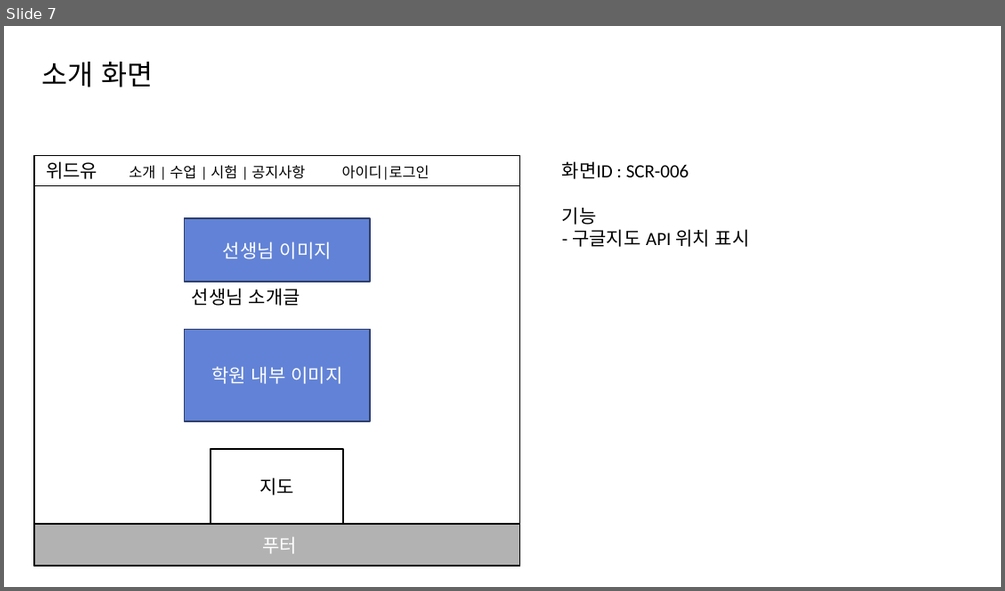
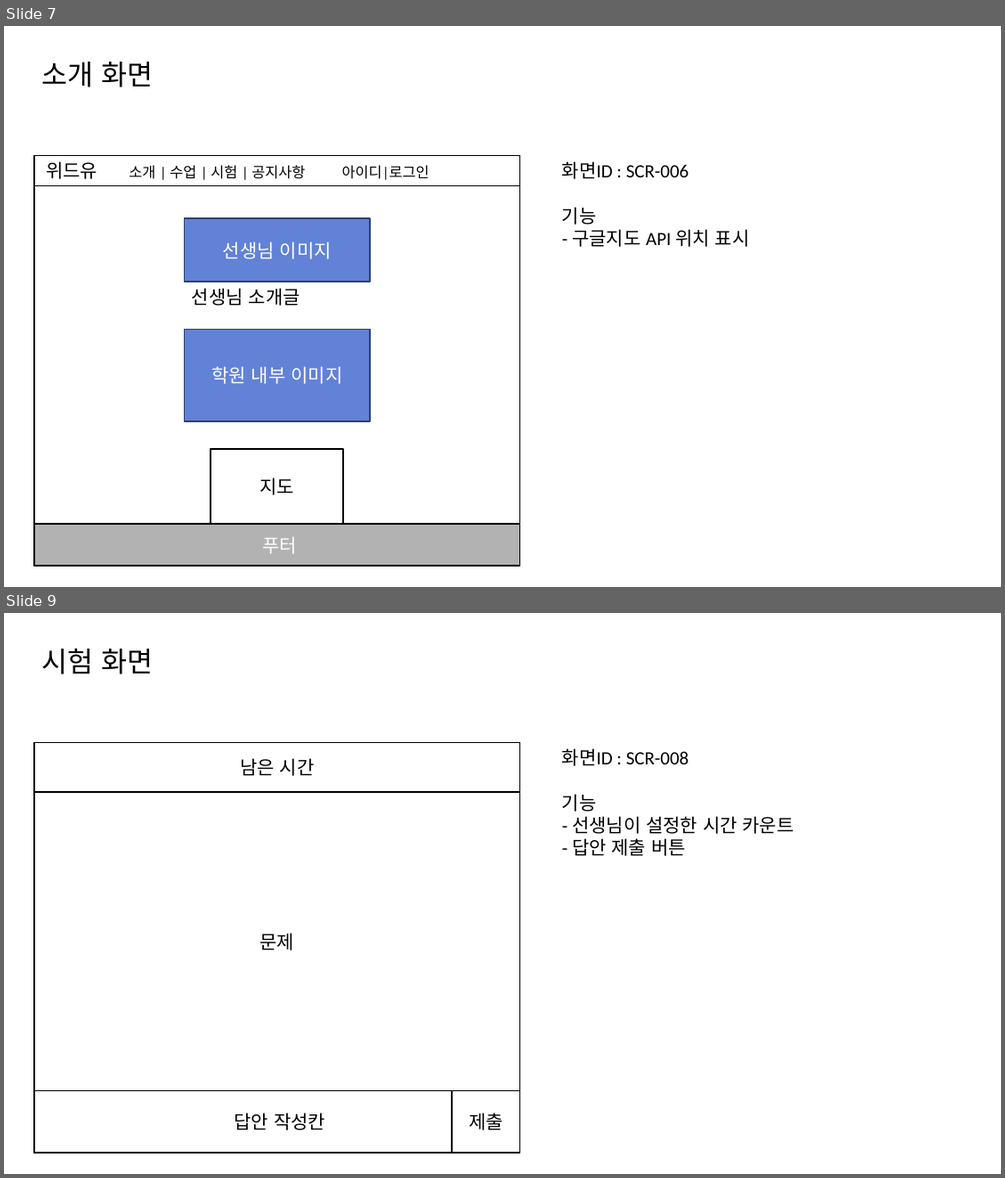
Before and after one commit to wjdgkr3386/withyou, a slide deck: docs/4_화면정의서/화면정의서.pptx. Shown one above the other, each under a label of ours: slide 7 before the commit, slides 7 and 9 after it; the slides between them are not shown. The pictures are 1005x591 and 1005x1178 pixels, drawn with LibreOffice and Linux fonts; fonts in the diff are those of the drawing. Boxes give left, top, right and bottom in pixels: in the first picture for what was removed or moved away, otherwise in the second. Text is boxed around its words. In the diff, an @@ line names an element or a change of style, - is before the commit and + after.

Commit message:
화면정의서

```diff
--- a/docs/4_화면정의서/화면정의서.pptx
+++ b/docs/4_화면정의서/화면정의서.pptx
@@ slide 9 added at (x1=4, y1=613, x2=1001, y2=1174), background #FFFFFF @@
@@ text added at (x1=41, y1=648, x2=153, y2=674), 27 pt, text #000000 @@
+시험 화면
@@ rectangle added at (x1=34, y1=742, x2=520, y2=1153), fill #FFFFFF, outline #000000 1.5 pt @@
@@ rectangle added at (x1=34, y1=742, x2=520, y2=792), fill #FFFFFF, outline #000000 1.5 pt, 18 pt, text #000000 @@
+남은 시간
@@ text added at (x1=562, y1=748, x2=794, y2=856), 18 pt, text #000000 @@
+화면ID : SCR-008
+기능
+- 선생님이 설정한 시간 카운트
+- 답안 제출 버튼
@@ rectangle added at (x1=34, y1=793, x2=520, y2=1091), fill #FFFFFF, outline #000000 1.5 pt, 18 pt, text #000000 @@
+문제
@@ rectangle added at (x1=34, y1=1091, x2=520, y2=1153), fill #FFFFFF, outline #000000 1.5 pt, 18 pt, text #000000 @@
+답안 작성칸
@@ rectangle added at (x1=452, y1=1091, x2=520, y2=1153), fill #FFFFFF, outline #000000 1.5 pt, 18 pt, text #000000 @@
+제출
```
Also in this commit, not shown: 1 slide changed, 2 other slides added, 1 slide removed.
